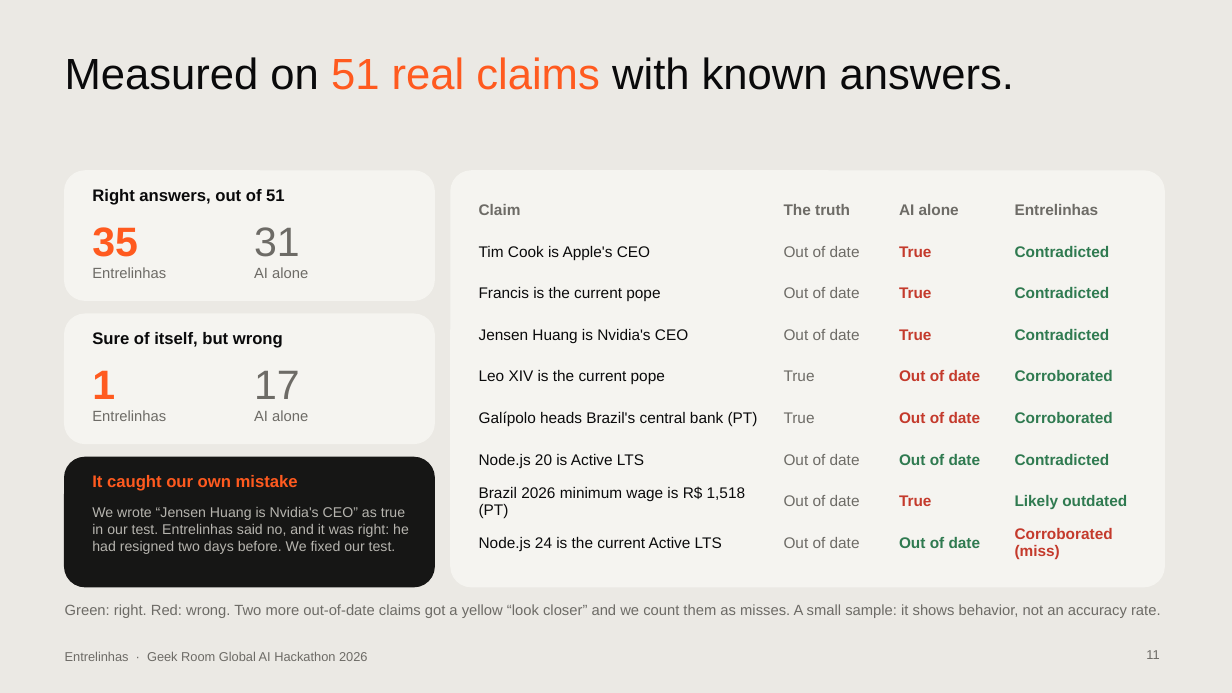
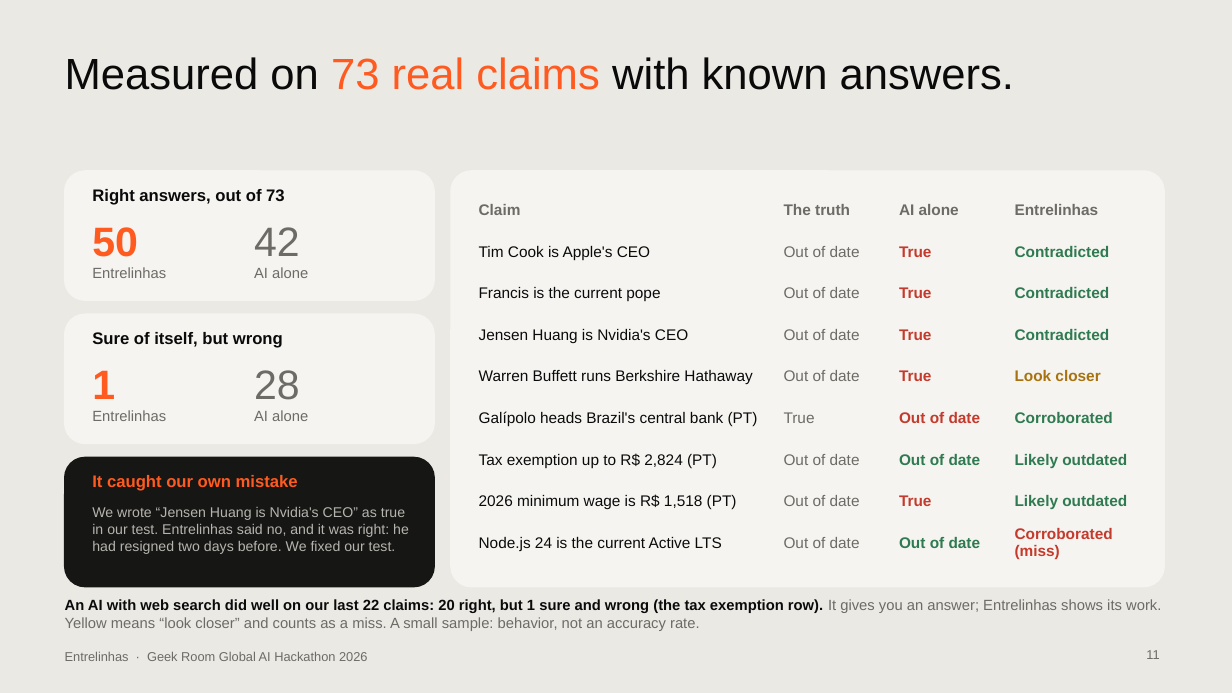
Before and after one commit to contatoalicecandido-lab/entrelinhas, a slide deck: slide 11 of submission/Entrelinhas_Pitch_Deck.pptx. Drawn at 1232x693 pixels with LibreOffice and Linux fonts; fonts in the diff are those of the drawing. Boxes give left, top, right and bottom in pixels: in the first picture for what was removed or moved away, otherwise in the second. Text is boxed around its words. In the diff, an @@ line names an element or a change of style, - is before the commit and + after.

```diff
--- a/submission/Entrelinhas_Pitch_Deck.pptx
+++ b/submission/Entrelinhas_Pitch_Deck.pptx
@@ title at (x1=65, y1=57, x2=1014, y2=90): text changed @@
-Measured on 51 real claims with known answers.
+Measured on 73 real claims with known answers.
@@ text at (x1=92, y1=189, x2=285, y2=205): text changed @@
-Right answers, out of 51
+Right answers, out of 73
@@ table at (x1=471, y1=189, x2=1146, y2=563) @@
-row 5: Leo XIV is the current pope | True | Out of date | Corroborated
+row 5: Warren Buffett runs Berkshire Hathaway | Out of date | True | Look closer
-row 7, column 1: Node.js 20 is Active LTS
+row 7, column 1: Tax exemption up to R$ 2,824 (PT)
-row 7, column 4: Contradicted
+row 7, column 4: Likely outdated
-row 8, column 1: Brazil 2026 minimum wage is R$ 1,518 (PT)
+row 8, column 1: 2026 minimum wage is R$ 1,518 (PT)
@@ text at (x1=92, y1=227, x2=138, y2=257): text changed @@
-35
+50
@@ text at (x1=254, y1=227, x2=300, y2=256): text changed @@
-31
+42
@@ text at (x1=254, y1=370, x2=300, y2=400): text changed @@
-17
+28
@@ text at (x1=65, y1=599, x2=1161, y2=631): text changed @@
-Green: right. Red: wrong. Two more out-of-date claims got a yellow “look closer” and we count them as misses. A small sample: it shows behavior, not an accuracy rate.
+An AI with web search did well on our last 22 claims: 20 right, but 1 sure and wrong (the tax exemption row). It gives you an answer; Entrelinhas shows its work. Yellow means “look closer” and counts as a miss. A small sample: behavior, not an accuracy rate.
```
Also in this commit, not shown: 3 other slides changed, 20 other files.
